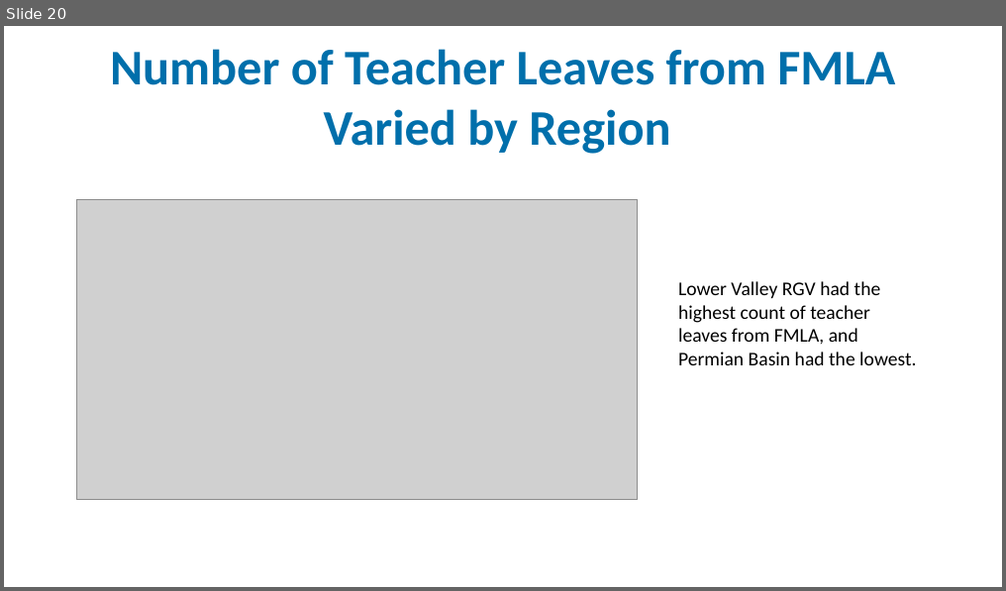
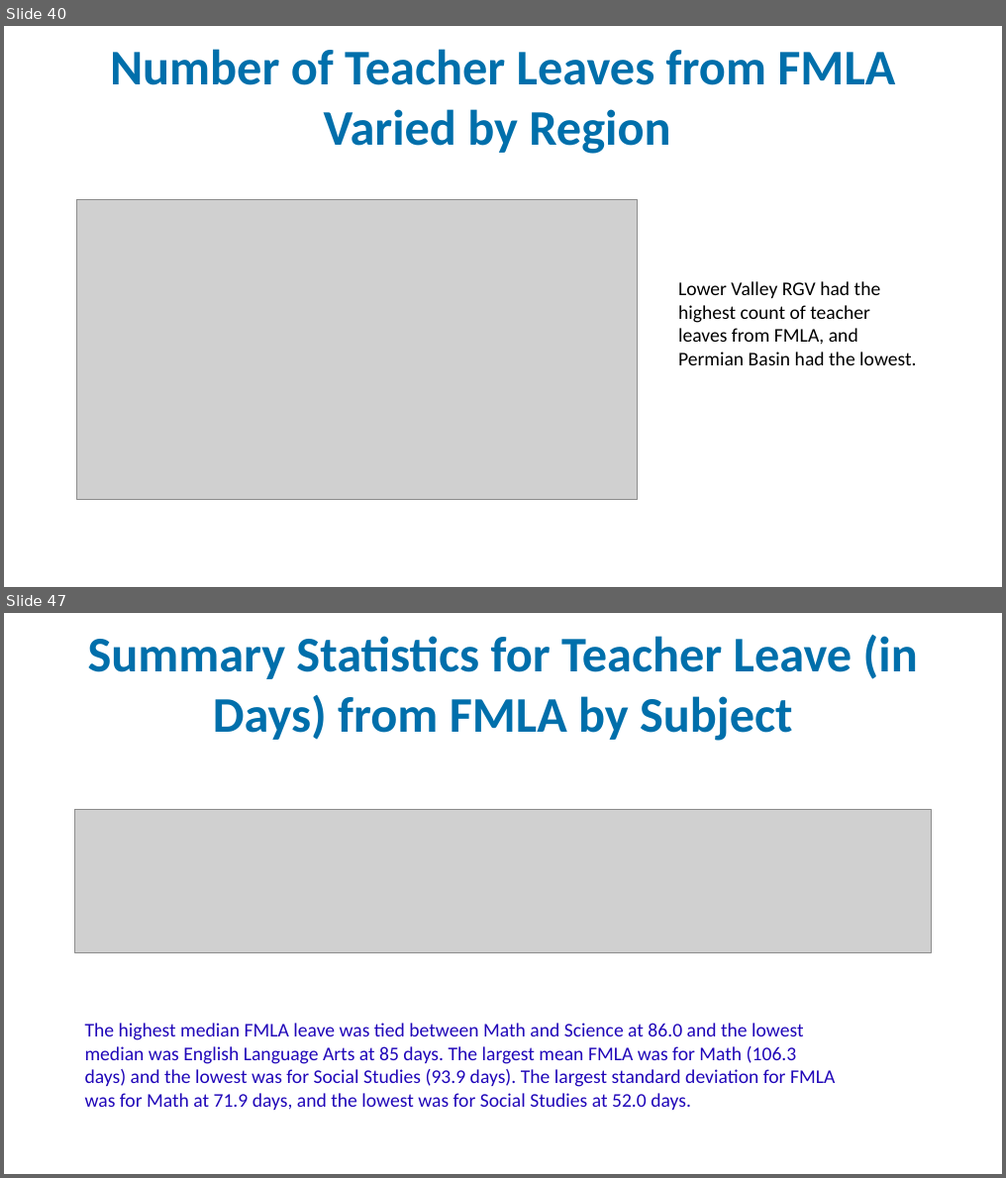
Before and after one commit to idea-analytics/Staffing_Trends_Performance_Vacancies, a slide deck: graphs/Staffing_Part1_23-24_preliminary_report.pptx. Shown one above the other, each under a label of ours: slide 20 before the commit, slides 40 and 47 after it; the slides between them are not shown. The pictures are 1006x591 and 1006x1178 pixels, drawn with LibreOffice and Linux fonts; fonts in the diff are those of the drawing; grey boxes stand for pictures; background and template pictures are left out. Boxes give left, top, right and bottom in pixels: in the first picture for what was removed or moved away, otherwise in the second. Text is boxed around its words. In the diff, an @@ line names an element or a change of style, - is before the commit and + after.

Commit message:
subject
added subject for FMLA and Vacancy data (4 subjects)

```diff
--- a/graphs/Staffing_Part1_23-24_preliminary_report.pptx
+++ b/graphs/Staffing_Part1_23-24_preliminary_report.pptx
@@ slide 47 added at [4, 613, 1002, 1174], background picture (left out) @@
@@ title added at [88, 634, 918, 741], 36 pt, text #006FAB, bold @@
+Summary Statistics for Teacher Leave (in Days) from FMLA by Subject
@@ picture added at [75, 810, 931, 954] @@
@@ text added at [85, 1023, 835, 1110], 14 pt, text #2007B9 @@
+The highest median FMLA leave was tied between Math and Science at 86.0 and the lowest median was English Language Arts at 85 days. The largest mean FMLA was for Math (106.3 days) and the lowest was for Social Studies (93.9 days). The largest standard deviation for FMLA was for Math at 71.9 days, and the lowest was for Social Studies at 52.0 days.
@@ what was slide 20 is now slide 40 @@
```
Also in this commit, not shown: 2 slides changed, 35 other slides added, 2 other files.
